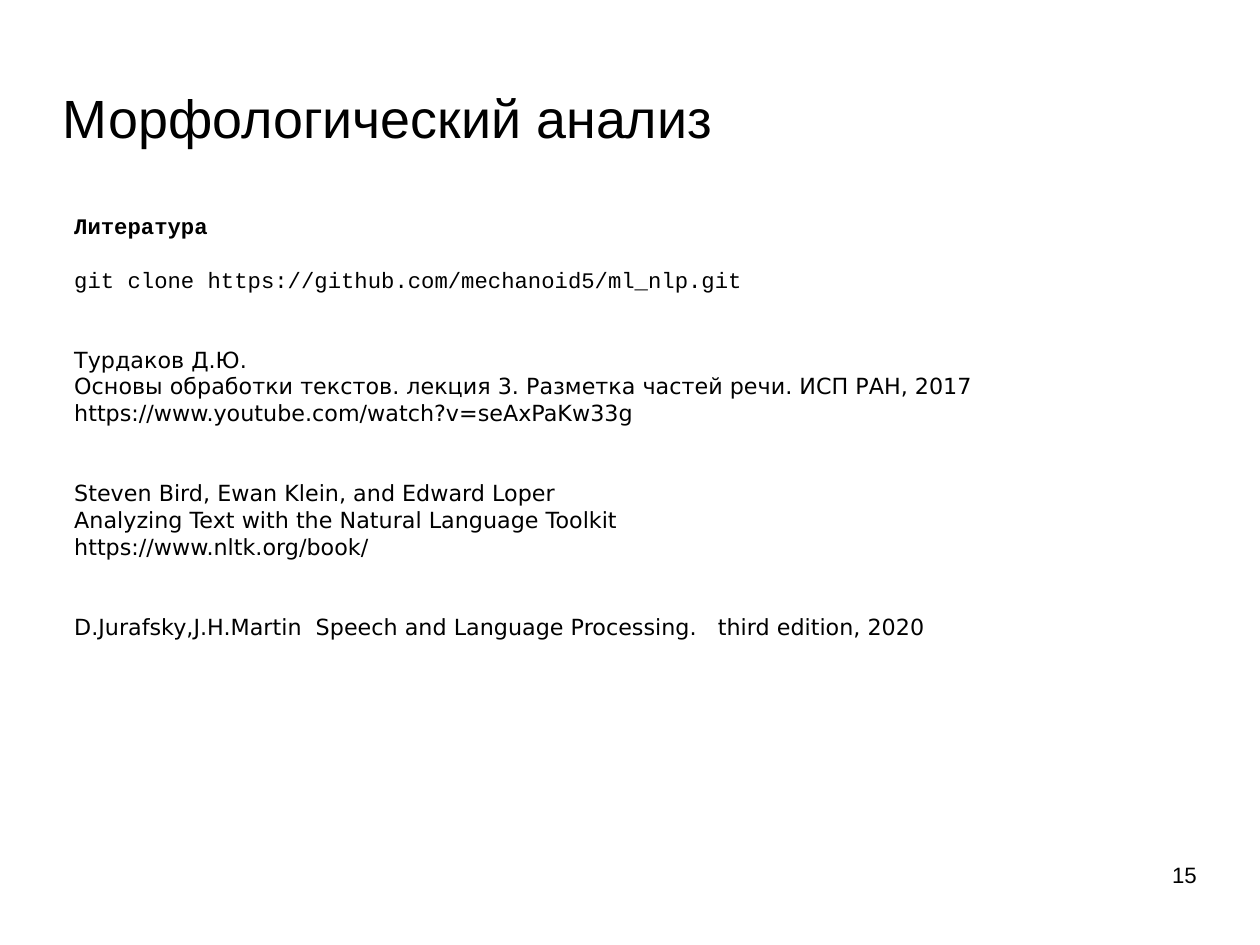
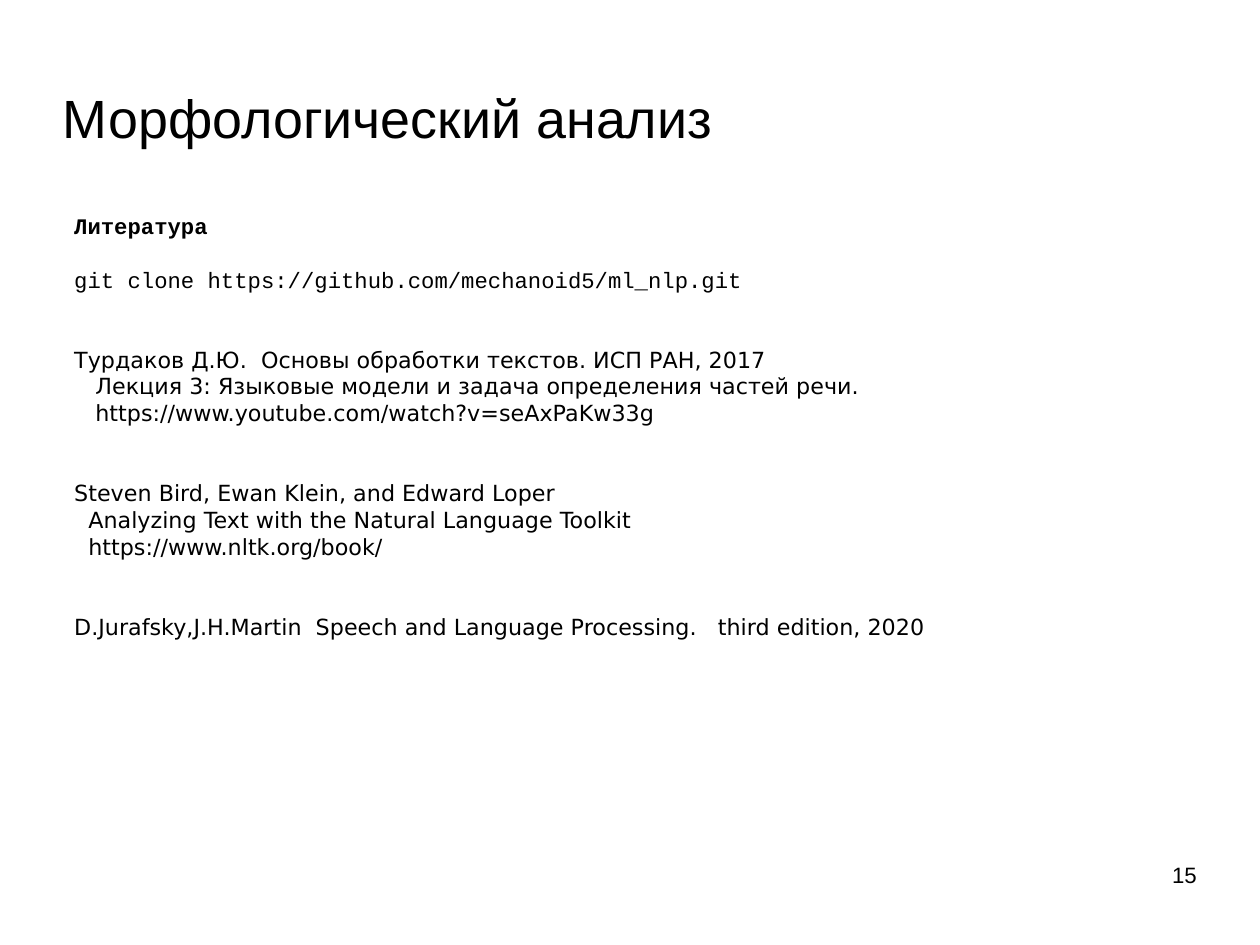
Before and after one commit to mechanoid5/ml_nlp_2023_II, a slide deck: slide 15 of 08-morph.odp. Drawn at 1260x945 pixels with LibreOffice and Linux fonts; fonts in the diff are those of the drawing; background and template pictures are left out. Boxes give left, top, right and bottom in pixels: in the first picture for what was removed or moved away, otherwise in the second. Text is boxed around its words. In the diff, an @@ line names an element or a change of style, - is before the commit and + after.

```diff
--- a/08-morph.odp
+++ b/08-morph.odp
@@ text at (x1=74, y1=350, x2=859, y2=399): text changed @@
-Турдаков Д.Ю.
-Основы обработки текстов. лекция 3. Разметка частей речи. ИСП РАН, 2017
+Турдаков Д.Ю. Основы обработки текстов. ИСП РАН, 2017
+Лекция 3: Языковые модели и задача определения частей речи.
```
Also in this commit, not shown: 7 other files.
